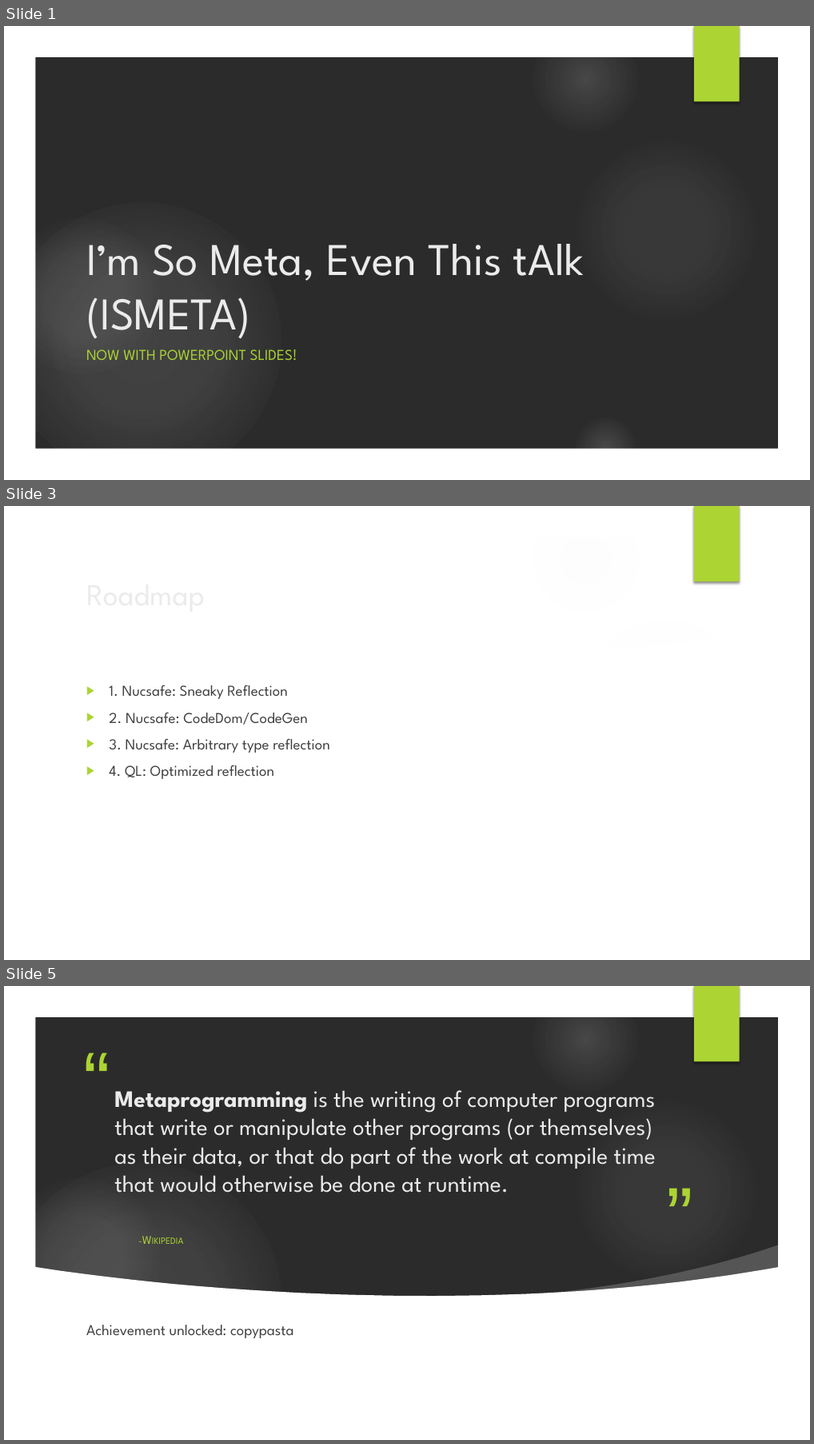
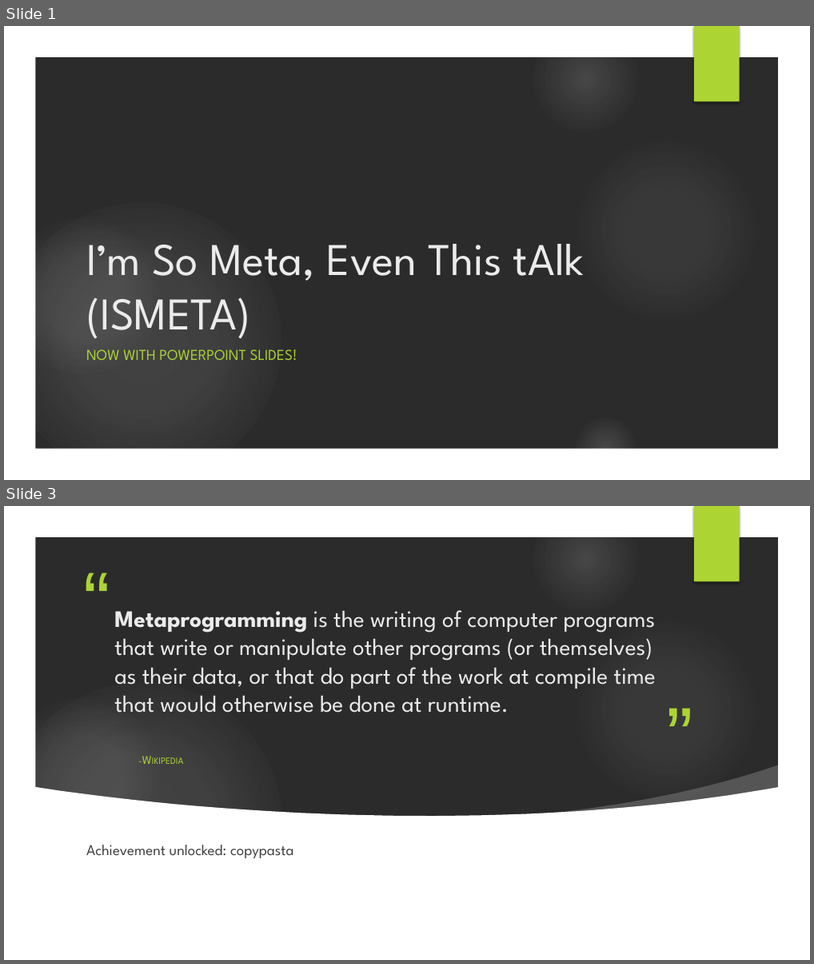
Before and after one commit to bfriesen/MetaDemo, a slide deck: I’m So Meta, Even This tAlk.pptx. Shown one above the other, each under a label of ours: slides 1, 3 and 5 before the commit, slides 1 and 3 after it; the slides between them are not shown. The pictures are 814x1444 and 814x964 pixels, drawn with LibreOffice and Linux fonts; fonts in the diff are those of the drawing; background and template pictures are left out; a plain dark background stands for a picture behind light text. Boxes give left, top, right and bottom in pixels: in the first picture for what was removed or moved away, otherwise in the second. Text is boxed around its words. In the diff, an @@ line names an element or a change of style, - is before the commit and + after.

```diff
--- a/I’m So Meta, Even This tAlk.pptx
+++ b/I’m So Meta, Even This tAlk.pptx
@@ slide 3 removed at box(4, 506, 810, 960), background picture (left out); not listed: 7 template elements that a slide beside it also shows @@
@@ title removed at box(80, 570, 660, 616) @@
-Roadmap
@@ freeform shape removed at box(565, 607, 786, 672) @@
@@ freeform shape removed at box(34, 629, 780, 929) @@
@@ text removed at box(109, 685, 330, 779) @@
-▶ 1. Nucsafe: Sneaky Reflection
-▶ 2. Nucsafe: CodeDom/CodeGen
-▶ 3. Nucsafe: Arbitrary type reflection
-▶ 4. QL: Optimized reflection
@@ what was slide 5 is now slide 3 @@
```
Also in this commit, not shown: 2 slides changed, 9 slides added, 2 other slides removed.
